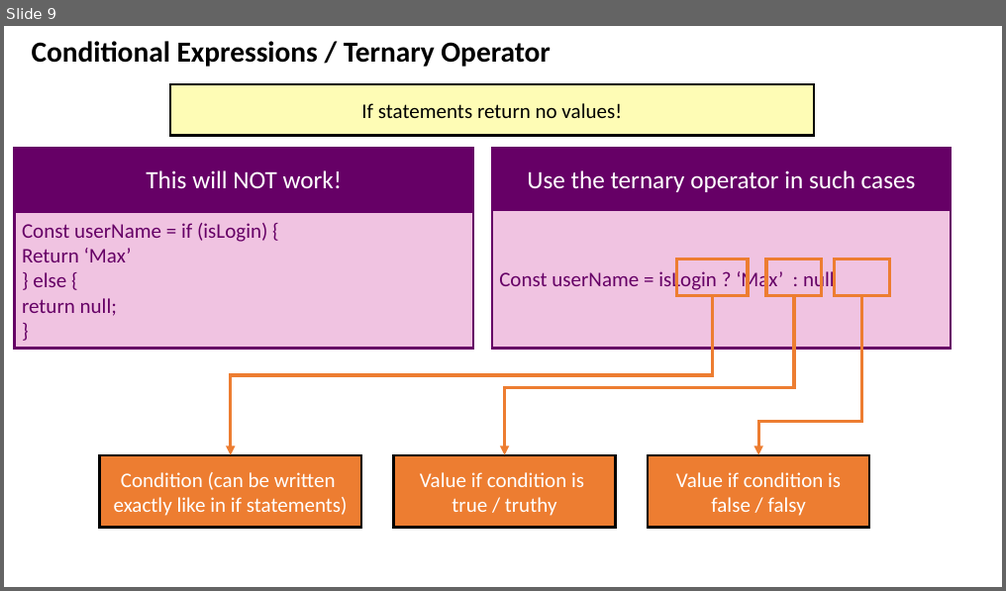
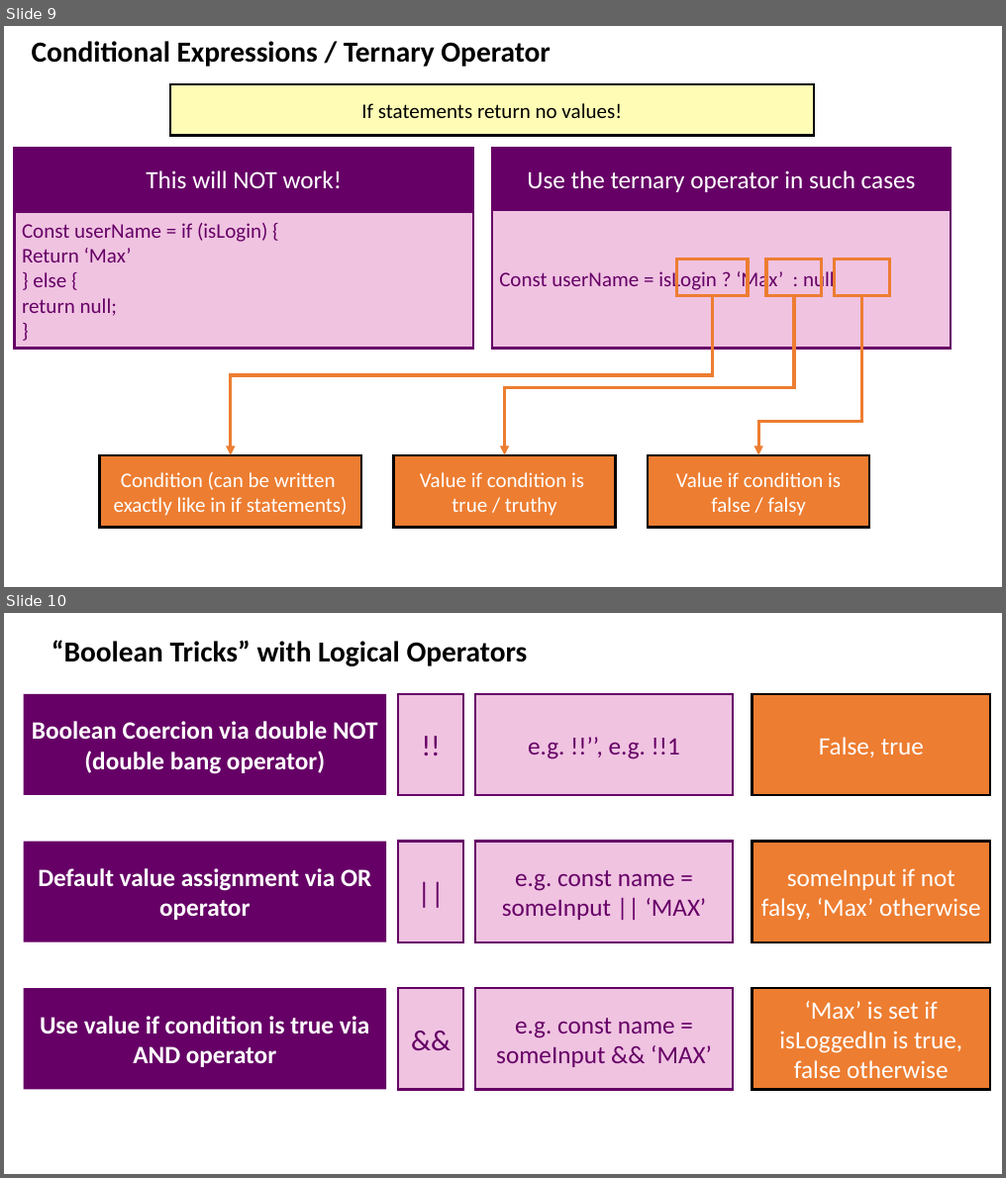
Before and after one commit to drronidz/JavaScript-The-Complete-Guide-2020, a slide deck: 4. Working with Control Structures (if Statements, Loops, Error Handling)/docs/Introduction.pptx. Shown one above the other, each under a label of ours: slide 9 before the commit, slides 9 and 10 after it. The pictures are 1006x591 and 1006x1178 pixels, drawn with LibreOffice and Linux fonts; fonts in the diff are those of the drawing. Boxes give left, top, right and bottom in pixels: in the first picture for what was removed or moved away, otherwise in the second. Text is boxed around its words. In the diff, an @@ line names an element or a change of style, - is before the commit and + after.

Commit message:
24. A Bit of Theory Statements vs Expressions 25. Logical Operator Tricks & Shorthands

```diff
--- a/4. Working with Control Structures (if Statements, Loops, Error Handling)/docs/Introduction.pptx
+++ b/4. Working with Control Structures (if Statements, Loops, Error Handling)/docs/Introduction.pptx
@@ slide 10 added at box(4, 613, 1002, 1174), background #FFFFFF @@
@@ text added at box(52, 640, 528, 666), 28 pt, text #000000, bold @@
+“Boolean Tricks” with Logical Operators
@@ rectangle added at box(24, 694, 386, 795), fill #660066, 24 pt, text #FFFFFF, bold @@
+Boolean Coercion via double NOT (double bang operator)
@@ rectangle added at box(399, 694, 463, 795), fill #CC3399 at 29% opacity, outline #660066 2.25 pt, 28 pt, text #660066 @@
+!!
@@ rectangle added at box(475, 694, 734, 795), fill #CC3399 at 29% opacity, outline #660066 2.25 pt, 24 pt, text #660066 @@
+e.g. !!’’, e.g. !!1
@@ rectangle added at box(751, 694, 991, 795), fill #ED7D31, outline #000000 2.25 pt, 24 pt, text #FFFFFF @@
+False, true
@@ rectangle added at box(24, 842, 386, 943), fill #660066, 24 pt, text #FFFFFF, bold @@
+Default value assignment via OR operator
@@ rectangle added at box(399, 842, 463, 943), fill #CC3399 at 29% opacity, outline #660066 2.25 pt, 28 pt, text #660066 @@
+||
@@ rectangle added at box(475, 842, 734, 943), fill #CC3399 at 29% opacity, outline #660066 2.25 pt, 24 pt, text #660066 @@
+e.g. const name = someInput || ‘MAX’
@@ rectangle added at box(751, 842, 991, 943), fill #ED7D31, outline #000000 2.25 pt, 24 pt, text #FFFFFF @@
+someInput if not falsy, ‘Max’ otherwise
@@ rectangle added at box(24, 989, 386, 1090), fill #660066, 24 pt, text #FFFFFF, bold @@
+Use value if condition is true via AND operator
@@ rectangle added at box(399, 989, 463, 1090), fill #CC3399 at 29% opacity, outline #660066 2.25 pt, 28 pt, text #660066 @@
+&&
@@ rectangle added at box(475, 989, 734, 1090), fill #CC3399 at 29% opacity, outline #660066 2.25 pt, 24 pt, text #660066 @@
+e.g. const name = someInput && ‘MAX’
@@ rectangle added at box(751, 989, 991, 1090), fill #ED7D31, outline #000000 2.25 pt, 24 pt, text #FFFFFF @@
+‘Max’ is set if isLoggedIn is true, false otherwise
```
